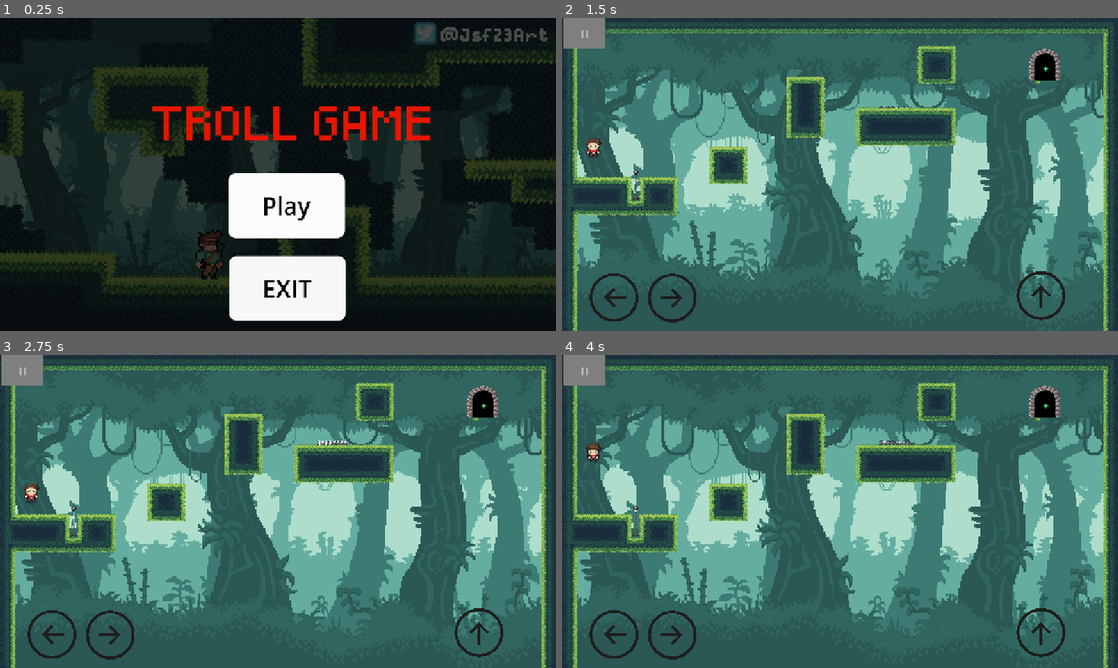
Above: before the commit, frames 1-4 (two rows, left to right).
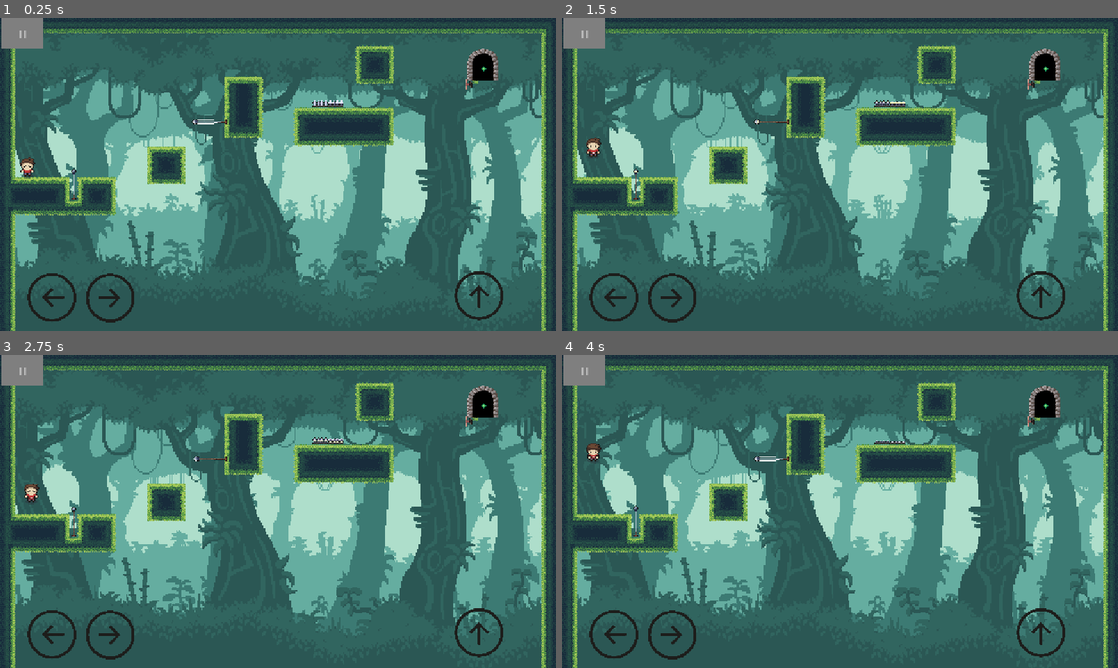
Above: after the commit, the same moments.

Repository: Tad-Min/Troll_Demo_Project-Godot-
Game: Godot game, scene res://scenes/Level/Lv1.tscn
Same seed, same stepped clock (60 frames per second), same inputs: the game is played once before the commit and once after it. Before the commit the project starts from res://scenes/StartUI.tscn.
Inputs (mouse positions are in pixels of both pictures, inside the frame that each line leads up to):
- Up to frame 1 (0.25 s): no input
- Up to frame 2 (1.5 s): click (845, 205) at 0.5 s, where only the run before the commit has a clickable "Play"; hold D (move_right) from 1.28 s (still down); tap X (die) at 1.35 s
- Up to frame 3 (2.75 s): keep holding D (move_right); tap Space (jump) at 1.52, 1.55, 1.82, 2.1, 2.27, 2.57 s; tap X (die) at 2.3 s
- Up to frame 4 (4 s): release D (move_right) at 2.78 s; hold A (move_left) 2.78-3.53 s; tap X (die) at 2.85, 3.6 s; tap Space (jump) at 3.05, 3.77 s; hold D (move_right) from 3.53 s (still down)

The runs differ from the first frame. In frame 1, 98% of the frame differs, in the area x 0-100%, y 0-100%; in frame 2, 0.2%; in frame 3, 0.2%; in frame 4, 0.2%.

Commit message:
add more trap and some troll

Diff:
--- a/project.godot
+++ b/project.godot
@@ -11,8 +11,9 @@
 [application]
 
 config/name="Troll_Demo"
-run/main_scene="uid://mlem4f31wu2r"
+run/main_scene="uid://ch12rgidooprk"
 config/features=PackedStringArray("4.4", "Mobile")
+config/icon="res://icon.svg"
 
 [autoload]
 
--- a/scenes/GameOver.tscn
+++ b/scenes/GameOver.tscn
@@ -14,7 +14,7 @@
 corner_radius_bottom_right = 16
 corner_radius_bottom_left = 16
 
-[node name="Control" type="Control"]
+[node name="Control2" type="Control"]
 layout_mode = 3
 anchors_preset = 15
 anchor_right = 1.0
--- a/scenes/Level/Lv1.tscn
+++ b/scenes/Level/Lv1.tscn
@@ -11,7 +11,9 @@
 [ext_resource type="PackedScene" uid="uid://c3s1s0rrb27tt" path="res://scenes/Trap/spike.tscn" id="9_3u6yt"]
 [ext_resource type="PackedScene" uid="uid://43frl41ejo30" path="res://scenes/portal.tscn" id="9_fqcln"]
 [ext_resource type="PackedScene" uid="uid://cv6o78ycwh72" path="res://scenes/Trap/Spear.tscn" id="10_3u6yt"]
-[ext_resource type="PackedScene" uid="uid://0wdfjha3x3yw" path="res://scenes/Pause.tscn" id="12_1jteh"]
+[ext_resource type="PackedScene" path="res://scenes/Pause.tscn" id="12_1jteh"]
+[ext_resource type="PackedScene" uid="uid://vh566w0ipk3h" path="res://scenes/Trap/Jumper.tscn" id="14_ccrv4"]
+[ext_resource type="PackedScene" uid="uid://dw0nh2pakk3la" path="res://scenes/Trap/Trapzone.tscn" id="15_qwpae"]
 
 [sub_resource type="TileSetAtlasSource" id="TileSetAtlasSource_1jteh"]
 texture = ExtResource("5_fqcln")
@@ -1456,7 +1458,7 @@
 texture = ExtResource("4_215dr")
 
 [node name="spike" parent="." instance=ExtResource("9_3u6yt")]
-position = Vector2(688, 184)
+position = Vector2(679, 178)
 
 [node name="Pad" type="TileMap" parent="."]
 format = 2
@@ -1492,3 +1494,21 @@
 position = Vector2(152, 343)
 
 [node name="Pause" parent="." instance=ExtResource("12_1jteh")]
+
+[node name="Trapzone" parent="." instance=ExtResource("15_qwpae")]
+position = Vector2(372, 264)
+
+[node name="RightSpawner" parent="Trapzone" index="1"]
+position = Vector2(834, 8)
+
+[node name="Jumper" parent="." instance=ExtResource("14_ccrv4")]
+position = Vector2(977, 136)
+rotation = -1.58991
+scale = Vector2(1, 1.44)
+
+[node name="Spear2" parent="." instance=ExtResource("10_3u6yt")]
+position = Vector2(433, 215)
+rotation = -1.56182
+scale = Vector2(1.24656, 1.13822)
+
+[editable path="Trapzone"]
--- a/scenes/Level/Lv2.tscn
+++ b/scenes/Level/Lv2.tscn
@@ -13,6 +13,8 @@
 [ext_resource type="Script" uid="uid://blahow7g0egwd" path="res://scripts/Level/Lv2/floor_trap_4.gd" id="11_vyjv3"]
 [ext_resource type="Script" uid="uid://b02shbfu0csf6" path="res://scripts/Level/floor_trap.gd" id="11_w6d4j"]
 [ext_resource type="Script" uid="uid://cjyl8pg3sef16" path="res://scripts/Level/Lv2/trigger_Floor_trap4.gd" id="12_vyjv3"]
+[ext_resource type="PackedScene" uid="uid://dw0nh2pakk3la" path="res://scenes/Trap/Trapzone.tscn" id="14_va34t"]
+[ext_resource type="PackedScene" uid="uid://vh566w0ipk3h" path="res://scenes/Trap/Jumper.tscn" id="15_ckrnp"]
 
 [sub_resource type="TileSetAtlasSource" id="TileSetAtlasSource_oskok"]
 texture = ExtResource("5_w6d4j")
@@ -1523,7 +1525,7 @@
 position = Vector2(280, 240)
 script = ExtResource("11_w6d4j")
 move_distance = 210.0
-speed = 50.0
+speed = 65.0
 loop = true
 direction = Vector2(0, 1)
 
@@ -1539,11 +1541,20 @@
 shape = SubResource("RectangleShape2D_hdbly")
 metadata/_edit_group_ = true
 
+[node name="Trapzone" parent="Floor_trap" instance=ExtResource("14_va34t")]
+position = Vector2(64, -5)
+
+[node name="CollisionShape2D" parent="Floor_trap/Trapzone" index="0"]
+position = Vector2(-12, 2)
+
+[node name="RightSpawner" parent="Floor_trap/Trapzone" index="1"]
+position = Vector2(1022, -70)
+
 [node name="Floor_trap2" type="StaticBody2D" parent="."]
 position = Vector2(520, 240)
 script = ExtResource("11_w6d4j")
 move_distance = 210.0
-speed = 20.0
+speed = 50.0
 loop = true
 direction = Vector2(0, 1)
 
@@ -1559,11 +1570,20 @@
 shape = SubResource("RectangleShape2D_hdbly")
 metadata/_edit_group_ = true
 
+[node name="Trapzone2" parent="Floor_trap2" instance=ExtResource("14_va34t")]
+position = Vector2(75, -4)
+
+[node name="CollisionShape2D" parent="Floor_trap2/Trapzone2" index="0"]
+position = Vector2(-12.25, 2)
+
+[node name="RightSpawner" parent="Floor_trap2/Trapzone2" index="1"]
+position = Vector2(805, 28)
+
 [node name="Floor_trap3" type="StaticBody2D" parent="."]
 position = Vector2(746, 240)
 script = ExtResource("11_w6d4j")
 move_distance = 210.0
-speed = 30.0
+speed = 70.0
 loop = true
 direction = Vector2(0, 1)
 
@@ -1578,6 +1598,15 @@
 position = Vector2(40, 40)
 shape = SubResource("RectangleShape2D_hdbly")
 metadata/_edit_group_ = true
+
+[node name="Trapzone3" parent="Floor_trap3" instance=ExtResource("14_va34t")]
+position = Vector2(77, -6)
+
+[node name="CollisionShape2D" parent="Floor_trap3/Trapzone3" index="0"]
+position = Vector2(-12.25, 2)
+
+[node name="RightSpawner" parent="Floor_trap3/Trapzone3" index="1"]
+position = Vector2(545, 127)
 
 [node name="Floor_trap4" type="StaticBody2D" parent="."]
 position = Vector2(1016, 112)
@@ -1612,3 +1641,16 @@
 [node name="Player" parent="." instance=ExtResource("7_vyjv3")]
 position = Vector2(56, 224)
 scale = Vector2(1.5, 1.5)
+
+[node name="Jumper" parent="." instance=ExtResource("15_ckrnp")]
+position = Vector2(446, 235)
+
+[node name="Jumper2" parent="." instance=ExtResource("15_ckrnp")]
+position = Vector2(671, 329)
+
+[node name="Jumper3" parent="." instance=ExtResource("15_ckrnp")]
+position = Vector2(122, 400)
+
+[editable path="Floor_trap/Trapzone"]
+[editable path="Floor_trap2/Trapzone2"]
+[editable path="Floor_trap3/Trapzone3"]
--- /dev/null
+++ b/scenes/Trap/Firebox.tscn
@@ -0,0 +1,165 @@
+[gd_scene load_steps=24 format=3 uid="uid://dxymo6gounyti"]
+
+[ext_resource type="Script" uid="uid://d3h77hvj3i7dj" path="res://scripts/firebox.gd" id="1_dnb17"]
+[ext_resource type="Texture2D" uid="uid://cryqfpwyyrybr" path="res://Trap asset/Fire.png" id="2_hyb42"]
+[ext_resource type="Texture2D" uid="uid://celuuksdpwgaq" path="res://Trap asset/FireBox.png" id="3_1dwor"]
+
+[sub_resource type="AtlasTexture" id="AtlasTexture_kae0k"]
+atlas = ExtResource("2_hyb42")
+region = Rect2(48, 0, 16, 16)
+
+[sub_resource type="AtlasTexture" id="AtlasTexture_i5683"]
+atlas = ExtResource("2_hyb42")
+region = Rect2(32, 0, 16, 16)
+
+[sub_resource type="AtlasTexture" id="AtlasTexture_nnn38"]
+atlas = ExtResource("2_hyb42")
+region = Rect2(16, 0, 16, 16)
+
+[sub_resource type="AtlasTexture" id="AtlasTexture_bfiqa"]
+atlas = ExtResource("2_hyb42")
+region = Rect2(0, 0, 16, 16)
+
+[sub_resource type="SpriteFrames" id="SpriteFrames_mlgds"]
+animations = [{
+"frames": [{
+"duration": 1.0,
+"texture": SubResource("AtlasTexture_kae0k")
+}, {
+"duration": 1.0,
+"texture": SubResource("AtlasTexture_i5683")
+}, {
+"duration": 1.0,
+"texture": SubResource("AtlasTexture_nnn38")
+}, {
+"duration": 1.0,
+"texture": SubResource("AtlasTexture_bfiqa")
+}],
+"loop": true,
+"name": &"fire",
+"speed": 5.0
+}]
+
+[sub_resource type="AtlasTexture" id="AtlasTexture_g10d7"]
+atlas = ExtResource("3_1dwor")
+region = Rect2(144, 0, 16, 32)
+
+[sub_resource type="AtlasTexture" id="AtlasTexture_u10qy"]
+atlas = ExtResource("3_1dwor")
+region = Rect2(160, 0, 16, 32)
+
+[sub_resource type="AtlasTexture" id="AtlasTexture_sasdn"]
+atlas = ExtResource("3_1dwor")
+region = Rect2(176, 0, 16, 32)
+
+[sub_resource type="AtlasTexture" id="AtlasTexture_txc2h"]
+atlas = ExtResource("3_1dwor")
+region = Rect2(192, 0, 16, 32)
+
+[sub_resource type="AtlasTexture" id="AtlasTexture_71p37"]
+atlas = ExtResource("3_1dwor")
+region = Rect2(64, 0, 16, 32)
+
+[sub_resource type="AtlasTexture" id="AtlasTexture_nso30"]
+atlas = ExtResource("3_1dwor")
+region = Rect2(80, 0, 16, 32)
+
+[sub_resource type="AtlasTexture" id="AtlasTexture_nr1vx"]
+atlas = ExtResource("3_1dwor")
+region = Rect2(96, 0, 16, 32)
+
+[sub_resource type="AtlasTexture" id="AtlasTexture_3xaoj"]
+atlas = ExtResource("3_1dwor")
+region = Rect2(112, 0, 16, 32)
+
+[sub_resource type="AtlasTexture" id="AtlasTexture_lqhcx"]
+atlas = ExtResource("3_1dwor")
+region = Rect2(128, 0, 16, 32)
+
+[sub_resource type="AtlasTexture" id="AtlasTexture_7vmck"]
+atlas = ExtResource("3_1dwor")
+region = Rect2(0, 0, 16, 32)
+
+[sub_resource type="AtlasTexture" id="AtlasTexture_3mnvp"]
+atlas = ExtResource("3_1dwor")
+region = Rect2(16, 0, 16, 32)
+
+[sub_resource type="AtlasTexture" id="AtlasTexture_k2k8w"]
+atlas = ExtResource("3_1dwor")
+region = Rect2(32, 0, 16, 32)
+
+[sub_resource type="AtlasTexture" id="AtlasTexture_3rjxl"]
+atlas = ExtResource("3_1dwor")
+region = Rect2(48, 0, 16, 32)
+
+[sub_resource type="SpriteFrames" id="SpriteFrames_lrx4d"]
+animations = [{
+"frames": [{
+"duration": 1.0,
+"texture": SubResource("AtlasTexture_g10d7")
+}, {
+"duration": 1.0,
+"texture": SubResource("AtlasTexture_u10qy")
+}, {
+"duration": 1.0,
+"texture": SubResource("AtlasTexture_sasdn")
+}, {
+"duration": 1.0,
+"texture": SubResource("AtlasTexture_txc2h")
+}, {
+"duration": 1.0,
+"texture": SubResource("AtlasTexture_71p37")
+}, {
+"duration": 1.0,
+"texture": SubResource("AtlasTexture_nso30")
+}, {
+"duration": 1.0,
+"texture": SubResource("AtlasTexture_nr1vx")
+}, {
+"duration": 1.0,
+"texture": SubResource("AtlasTexture_3xaoj")
+}, {
+"duration": 1.0,
+"texture": SubResource("AtlasTexture_lqhcx")
+}, {
+"duration": 1.0,
+"texture": SubResource("AtlasTexture_7vmck")
+}, {
+"duration": 1.0,
+"texture": SubResource("AtlasTexture_3mnvp")
+}, {
+"duration": 1.0,
+"texture": SubResource("AtlasTexture_k2k8w")
+}, {
+"duration": 1.0,
+"texture": SubResource("AtlasTexture_3rjxl")
+}],
+"loop": true,
+"name": &"Box",
+"speed": 5.0
+}]
+
+[sub_resource type="CircleShape2D" id="CircleShape2D_dnb17"]
+
+[node name="Firebox" type="Node2D"]
+script = ExtResource("1_dnb17")
+
+[node name="Fire" type="AnimatedSprite2D" parent="."]
+position = Vector2(21, -9)
+sprite_frames = SubResource("SpriteFrames_mlgds")
+animation = &"fire"
+frame_progress = 0.90941
+
+[node name="Box" type="AnimatedSprite2D" parent="."]
+position = Vector2(21, 0)
+sprite_frames = SubResource("SpriteFrames_lrx4d")
+animation = &"Box"
+frame_progress = 0.490946
+
+[node name="Area2D" type="Area2D" parent="."]
+
+[node name="CollisionShape2D" type="CollisionShape2D" parent="Area2D"]
+position = Vector2(21, -9)
+shape = SubResource("CircleShape2D_dnb17")
+
+[connection signal="body_entered" from="Area2D" to="." method="_on_area_2d_body_entered"]
--- /dev/null
+++ b/scenes/Trap/Jumper.tscn
@@ -0,0 +1,105 @@
+[gd_scene load_steps=15 format=3 uid="uid://vh566w0ipk3h"]
+
+[ext_resource type="Script" uid="uid://cmf24wk1f1keu" path="res://scripts/jumper.gd" id="1_bss2r"]
+[ext_resource type="Texture2D" uid="uid://b33vhkmmci15u" path="res://Trap asset/Jumper.png" id="2_xab5w"]
+[ext_resource type="AudioStream" uid="uid://cqiusmqk6x0vb" path="res://Trap asset/land2-43790.mp3" id="3_xab5w"]
+
+[sub_resource type="AtlasTexture" id="AtlasTexture_bss2r"]
+atlas = ExtResource("2_xab5w")
+region = Rect2(0, 0, 24, 16)
+
+[sub_resource type="AtlasTexture" id="AtlasTexture_je2p0"]
+atlas = ExtResource("2_xab5w")
+region = Rect2(0, 0, 24, 16)
+
+[sub_resource type="AtlasTexture" id="AtlasTexture_aq8fu"]
+atlas = ExtResource("2_xab5w")
+region = Rect2(24, 0, 24, 16)
+
+[sub_resource type="AtlasTexture" id="AtlasTexture_xwurt"]
+atlas = ExtResource("2_xab5w")
+region = Rect2(48, 0, 24, 16)
+
+[sub_resource type="AtlasTexture" id="AtlasTexture_mefc5"]
+atlas = ExtResource("2_xab5w")
+region = Rect2(72, 0, 24, 16)
+
+[sub_resource type="AtlasTexture" id="AtlasTexture_julmt"]
+atlas = ExtResource("2_xab5w")
+region = Rect2(96, 0, 24, 16)
+
+[sub_resource type="AtlasTexture" id="AtlasTexture_yo4vn"]
+atlas = ExtResource("2_xab5w")
+region = Rect2(120, 0, 24, 16)
+
+[sub_resource type="AtlasTexture" id="AtlasTexture_2othb"]
+atlas = ExtResource("2_xab5w")
+region = Rect2(144, 0, 24, 16)
+
+[sub_resource type="AtlasTexture" id="AtlasTexture_88qnn"]
+atlas = ExtResource("2_xab5w")
+region = Rect2(168, 0, 24, 16)
+
+[sub_resource type="SpriteFrames" id="SpriteFrames_qps3r"]
+animations = [{
+"frames": [{
+"duration": 1.0,
+"texture": SubResource("AtlasTexture_bss2r")
+}],
+"loop": true,
+"name": &"Idle",
+"speed": 5.0
+}, {
+"frames": [{
+"duration": 1.0,
+"texture": SubResource("AtlasTexture_je2p0")
+}, {
+"duration": 1.0,
+"texture": SubResource("AtlasTexture_aq8fu")
+}, {
+"duration": 1.0,
+"texture": SubResource("AtlasTexture_xwurt")
+}, {
+"duration": 1.0,
+"texture": SubResource("AtlasTexture_mefc5")
+}, {
+"duration": 1.0,
+"texture": SubResource("AtlasTexture_julmt")
+}, {
+"duration": 1.0,
+"texture": SubResource("AtlasTexture_yo4vn")
+}, {
+"duration": 1.0,
+"texture": SubResource("AtlasTexture_2othb")
+}, {
+"duration": 1.0,
+"texture": SubResource("AtlasTexture_88qnn")
+}],
+"loop": true,
+"name": &"Jumper",
+"speed": 6.5
+}]
+
+[sub_resource type="CircleShape2D" id="CircleShape2D_rr85o"]
+radius = 7.0
+
+[node name="Jumper" type="Node2D"]
+script = ExtResource("1_bss2r")
+
+[node name="AnimatedSprite2D" type="AnimatedSprite2D" parent="."]
+position = Vector2(0, -8)
+sprite_frames = SubResource("SpriteFrames_qps3r")
+animation = &"Jumper"
+frame_progress = 0.443252
+
+[node name="Area2D" type="Area2D" parent="."]
+
+[node name="CollisionShape2D" type="CollisionShape2D" parent="Area2D"]
+position = Vector2(0, -13)
+shape = SubResource("CircleShape2D_rr85o")
+
+[node name="Jumper" type="AudioStreamPlayer" parent="."]
+stream = ExtResource("3_xab5w")
+
+[connection signal="body_entered" from="Area2D" to="." method="_on_area_2d_body_entered"]
+[connection signal="body_exited" from="Area2D" to="." method="_on_area_2d_body_exited"]
--- /dev/null
+++ b/scenes/Trap/Shuriken.tscn
@@ -0,0 +1,94 @@
+[gd_scene load_steps=14 format=3 uid="uid://c3p15mm8xfels"]
+
+[ext_resource type="Texture2D" uid="uid://gmi6458r8qvy" path="res://Trap asset/Suriken.png" id="1_8w178"]
+[ext_resource type="Script" uid="uid://cq70eu1dw6ggh" path="res://scripts/shuriken.gd" id="1_yd8s4"]
+[ext_resource type="AudioStream" uid="uid://bob6w8het7cgg" path="res://Trap asset/shuriken-fx_C.wav" id="3_0khlq"]
+
+[sub_resource type="AtlasTexture" id="AtlasTexture_yd8s4"]
+atlas = ExtResource("1_8w178")
+region = Rect2(0, 0, 32, 32)
+
+[sub_resource type="AtlasTexture" id="AtlasTexture_0khlq"]
+atlas = ExtResource("1_8w178")
+region = Rect2(32, 0, 32, 32)
+
+[sub_resource type="AtlasTexture" id="AtlasTexture_l3rp4"]
+atlas = ExtResource("1_8w178")
+region = Rect2(64, 0, 32, 32)
+
+[sub_resource type="AtlasTexture" id="AtlasTexture_fo4u7"]
+atlas = ExtResource("1_8w178")
+region = Rect2(96, 0, 32, 32)
+
+[sub_resource type="AtlasTexture" id="AtlasTexture_l35nk"]
+atlas = ExtResource("1_8w178")
+region = Rect2(128, 0, 32, 32)
+
+[sub_resource type="AtlasTexture" id="AtlasTexture_gvxi8"]
+atlas = ExtResource("1_8w178")
+region = Rect2(160, 0, 32, 32)
+
+[sub_resource type="AtlasTexture" id="AtlasTexture_5vuc0"]
+atlas = ExtResource("1_8w178")
+region = Rect2(192, 0, 32, 32)
+
+[sub_resource type="AtlasTexture" id="AtlasTexture_6fwrl"]
+atlas = ExtResource("1_8w178")
+region = Rect2(224, 0, 32, 32)
+
+[sub_resource type="SpriteFrames" id="SpriteFrames_rjw6a"]
+animations = [{
+"frames": [{
+"duration": 1.0,
+"texture": SubResource("AtlasTexture_yd8s4")
+}, {
+"duration": 1.0,
+"texture": SubResource("AtlasTexture_0khlq")
+}, {
+"duration": 1.0,
+"texture": SubResource("AtlasTexture_l3rp4")
+}, {
+"duration": 1.0,
+"texture": SubResource("AtlasTexture_fo4u7")
+}, {
+"duration": 1.0,
+"texture": SubResource("AtlasTexture_l35nk")
+}, {
+"duration": 1.0,
+"texture": SubResource("AtlasTexture_gvxi8")
+}, {
+"duration": 1.0,
+"texture": SubResource("AtlasTexture_5vuc0")
+}, {
+"duration": 1.0,
+"texture": SubResource("AtlasTexture_6fwrl")
+}],
+"loop": true,
+"name": &"spin",
+"speed": 50.0
+}]
+
+[sub_resource type="CircleShape2D" id="CircleShape2D_slesc"]
+radius = 27.074
+
+[node name="Shuriken" type="Area2D"]
+script = ExtResource("1_yd8s4")
+speed = 400.0
+
+[node name="AnimatedSprite2D" type="AnimatedSprite2D" parent="."]
+position = Vector2(19.6628, -25.0597)
+rotation = 1.57636
+scale = Vector2(2.05959, 2.10217)
+sprite_frames = SubResource("SpriteFrames_rjw6a")
+animation = &"spin"
+frame_progress = 0.0107923
+
+[node name="CollisionShape2D" type="CollisionShape2D" parent="."]
+position = Vector2(20, -24)
+rotation = 1.47844
+shape = SubResource("CircleShape2D_slesc")
+
+[node name="AudioStreamPlayer" type="AudioStreamPlayer" parent="."]
+stream = ExtResource("3_0khlq")
+
+[connection signal="body_entered" from="." to="." method="_on_body_entered"]
--- /dev/null
+++ b/scenes/Trap/SideJumper.tscn
@@ -0,0 +1,73 @@
+[gd_scene load_steps=11 format=3 uid="uid://300v73fw8al6"]
+
+[ext_resource type="Texture2D" path="res://Trap asset/SideJumper.png" id="1_quhlh"]
+
+[sub_resource type="AtlasTexture" id="AtlasTexture_6h217"]
+atlas = ExtResource("1_quhlh")
+region = Rect2(0, 168, 16, 24)
+
+[sub_resource type="AtlasTexture" id="AtlasTexture_rrfvh"]
+atlas = ExtResource("1_quhlh")
+region = Rect2(0, 144, 16, 24)
+
+[sub_resource type="AtlasTexture" id="AtlasTexture_ysevq"]
+atlas = ExtResource("1_quhlh")
+region = Rect2(0, 120, 16, 24)
+
+[sub_resource type="AtlasTexture" id="AtlasTexture_cbdx5"]
+atlas = ExtResource("1_quhlh")
+region = Rect2(0, 96, 16, 24)
+
+[sub_resource type="AtlasTexture" id="AtlasTexture_tljdn"]
+atlas = ExtResource("1_quhlh")
+region = Rect2(0, 72, 16, 24)
+
+[sub_resource type="AtlasTexture" id="AtlasTexture_ie1w5"]
+atlas = ExtResource("1_quhlh")
+region = Rect2(0, 48, 16, 24)
+
+[sub_resource type="AtlasTexture" id="AtlasTexture_5d0tx"]
+atlas = ExtResource("1_quhlh")
+region = Rect2(0, 24, 16, 24)
+
+[sub_resource type="AtlasTexture" id="AtlasTexture_7g16o"]
+atlas = ExtResource("1_quhlh")
+region = Rect2(0, 0, 16, 24)
+
+[sub_resource type="SpriteFrames" id="SpriteFrames_6csc0"]
+animations = [{
+"frames": [{
+"duration": 1.0,
+"texture": SubResource("AtlasTexture_6h217")
+}, {
+"duration": 1.0,
+"texture": SubResource("AtlasTexture_rrfvh")
+}, {
+"duration": 1.0,
+"texture": SubResource("AtlasTexture_ysevq")
+}, {
+"duration": 1.0,
+"texture": SubResource("AtlasTexture_cbdx5")
+}, {
+"duration": 1.0,
+"texture": SubResource("AtlasTexture_tljdn")
+}, {
+"duration": 1.0,
+"texture": SubResource("AtlasTexture_ie1w5")
+}, {
+"duration": 1.0,
+"texture": SubResource("AtlasTexture_5d0tx")
+}, {
+"duration": 1.0,
+"texture": SubResource("AtlasTexture_7g16o")
+}],
+"loop": true,
+"name": &"default",
+"speed": 5.0
+}]
+
+[node name="SideJumper" type="Node2D"]
+
+[node name="AnimatedSprite2D" type="AnimatedSprite2D" parent="."]
+sprite_frames = SubResource("SpriteFrames_6csc0")
+frame_progress = 0.476855
--- /dev/null
+++ b/scenes/Trap/Trapzone.tscn
@@ -0,0 +1,17 @@
+[gd_scene load_steps=4 format=3 uid="uid://dw0nh2pakk3la"]
+
+[ext_resource type="Script" uid="uid://c6p05k41breur" path="res://scripts/trapzone.gd" id="1_35auq"]
+[ext_resource type="PackedScene" uid="uid://c3p15mm8xfels" path="res://scenes/Trap/Shuriken.tscn" id="2_1jf2o"]
+
+[sub_resource type="RectangleShape2D" id="RectangleShape2D_1jf2o"]
+size = Vector2(12.5, 5)
+
+[node name="Trapzone" type="Area2D"]
+position = Vector2(2, -1)
+script = ExtResource("1_35auq")
+shuriken_scene = ExtResource("2_1jf2o")
+
+[node name="CollisionShape2D" type="CollisionShape2D" parent="."]
+shape = SubResource("RectangleShape2D_1jf2o")
+
+[node name="RightSpawner" type="Marker2D" parent="."]
--- a/scenes/player.tscn
+++ b/scenes/player.tscn
@@ -1,11 +1,10 @@
-[gd_scene load_steps=31 format=3 uid="uid://dhqdda1mfogu7"]
+[gd_scene load_steps=30 format=3 uid="uid://dhqdda1mfogu7"]
 
 [ext_resource type="Texture2D" uid="uid://bbjunvicfbbgg" path="res://assets/character.png" id="1_3vyb7"]
 [ext_resource type="Script" uid="uid://c27cqf6yfkjx5" path="res://scripts/player.gd" id="1_g2els"]
 [ext_resource type="AudioStream" uid="uid://c4clc60ywg7em" path="res://assets/cartoon-jump-6462.mp3" id="3_qhqgy"]
 [ext_resource type="PackedScene" uid="uid://bvngj0swsjsly" path="res://scenes/move_buttons.tscn" id="4_dqkch"]
 [ext_resource type="AudioStream" uid="uid://cvy1ls0r8b1w1" path="res://assets/male-death-scream-horror-352706.mp3" id="5_qlg0r"]
-[ext_resource type="AudioStream" uid="uid://b56jq3ppjx0xe" path="res://Trap asset/Voicy_Cyka Blyat.mp3" id="6_tuyoq"]
 
 [sub_resource type="AtlasTexture" id="AtlasTexture_g2els"]
 atlas = ExtResource("1_3vyb7")
@@ -247,9 +246,4 @@
 [node name="DeathSound" type="AudioStreamPlayer" parent="."]
 stream = ExtResource("5_qlg0r")
 
-[node name="Cursing" type="AudioStreamPlayer" parent="."]
-stream = ExtResource("6_tuyoq")
-volume_db = 10.4
-autoplay = true
-
 [connection signal="frame_changed" from="AnimatedSprite2D" to="." method="_on_animated_sprite_2d_frame_changed"]
--- /dev/null
+++ b/scripts/firebox.gd
@@ -0,0 +1,18 @@
+extends Node2D
+
+@onready var box = $Box
+@onready var fire = $Fire
+
+
+var fire_frames = [0, 1, 2, 3]
+
+func _ready():
+	box.play("Box")
+	fire.play("fire")
+
+
+
+func _on_area_2d_body_entered(body: Node2D) -> void:
+	if body.is_in_group("Player"):
+		if body.has_method("die"):  # make sure the player has die() function
+			body.die()
--- /dev/null
+++ b/scripts/jumper.gd
@@ -0,0 +1,19 @@
+extends Node2D
+
+@export var jump_force: float = 650.0
+
+func _on_area_2d_body_entered(body: Node2D) -> void:
+	if body.is_in_group("Player"):
+		body.is_on_jumper = true
+
+		var dir: Vector2 = -global_transform.y.normalized()
+		body.velocity = dir * jump_force
+
+		if $AnimatedSprite2D:
+			$AnimatedSprite2D.play("Jumper")
+		if $Jumper:
+			$Jumper.play()
+
+func _on_area_2d_body_exited(body: Node2D) -> void:
+	if body.is_in_group("Player"):
+		body.is_on_jumper = false
--- a/scripts/player.gd
+++ b/scripts/player.gd
@@ -5,6 +5,7 @@
 @export var speed: float = 100.0
 @export var jump_velocity: float = -400.0
 const GRAVITY : int = 4200
+var is_on_jumper : bool = false
 var last_direction = 0
 var lr_anim : bool = true
 
@@ -25,7 +26,7 @@
 		air_jump_done = 0
 
 	# Handle jump.
-	if Input.is_action_just_pressed("jump"):
+	if not is_on_jumper and Input.is_action_just_pressed("jump"):
 		if is_on_floor():
 			if last_direction == -1.0:
 				lr_anim=false
--- /dev/null
+++ b/scripts/shuriken.gd
@@ -0,0 +1,19 @@
+extends Area2D
+
+@export var velocity: Vector2 = Vector2.ZERO
+@export var speed: float = 200.0
+@onready var anim = $AnimatedSprite2D
+@onready var sfx  = $AudioStreamPlayer
+
+func _ready():
+	anim.play("spin")
+	sfx.play()
+
+func _process(delta):
+	position += velocity * speed * delta
+
+
+func _on_body_entered(body: Node2D) -> void:
+	if body.is_in_group("Player"):
+		if body.has_method("die"):  # make sure the player has die() function
+			body.die()
--- /dev/null
+++ b/scripts/trapzone.gd
@@ -0,0 +1,26 @@
+extends Area2D
+
+@export var shuriken_scene: PackedScene
+@export var cooldown_time: float = 2.0
+
+@onready var right_spawner = $RightSpawner
+var can_trigger: bool = true
+
+func _ready() -> void:
+	connect("body_entered", Callable(self, "_on_body_entered"))
+
+func _on_body_entered(body):
+	if body.is_in_group("Player") and can_trigger:
+		_spawn_shuriken(right_spawner.global_position, Vector2.LEFT)
+		start_cooldown()
+
+func _spawn_shuriken(pos: Vector2, dir: Vector2):
+	var s = shuriken_scene.instantiate()
+	get_tree().current_scene.add_child(s)
+	s.global_position = pos
+	s.velocity = dir  # nhớ trong script Shuriken phải có biến "velocity"
+
+func start_cooldown():
+	can_trigger = false
+	await get_tree().create_timer(cooldown_time).timeout
+	can_trigger = true
Not shown, changed: Trap asset/423125__killersmurf96__spear_trap.wav.import
Not shown, added: Trap asset/land2-43790.mp3.import
Not shown, added: Trap asset/shuriken-fx_C.wav.import
Not shown: 1 places in default_bus_layout.tres that only renumber resources
Not shown: 1 places in scenes/GameOver.tscn that only renumber resources
Not shown: 1 places in scenes/Level/Lv1.tscn that only renumber resources
Not shown: 1 places in scenes/Level/Lv2.tscn that only renumber resources
Not shown: 1 places in scenes/Level/Lv3.tscn that only renumber resources
Not shown: 1 places in scenes/StartUI.tscn that only renumber resources
Not shown: 1 places in scenes/Trap/Spear.tscn that only renumber resources
Not shown, added: scripts/firebox.gd.uid
Not shown, added: scripts/jumper.gd.uid
(and 4 more such lines)
